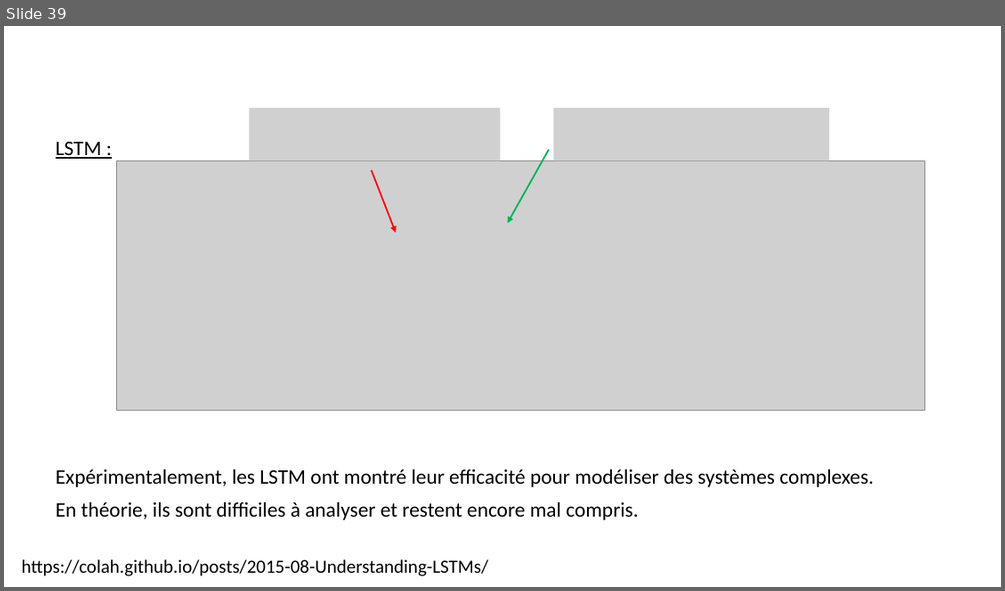
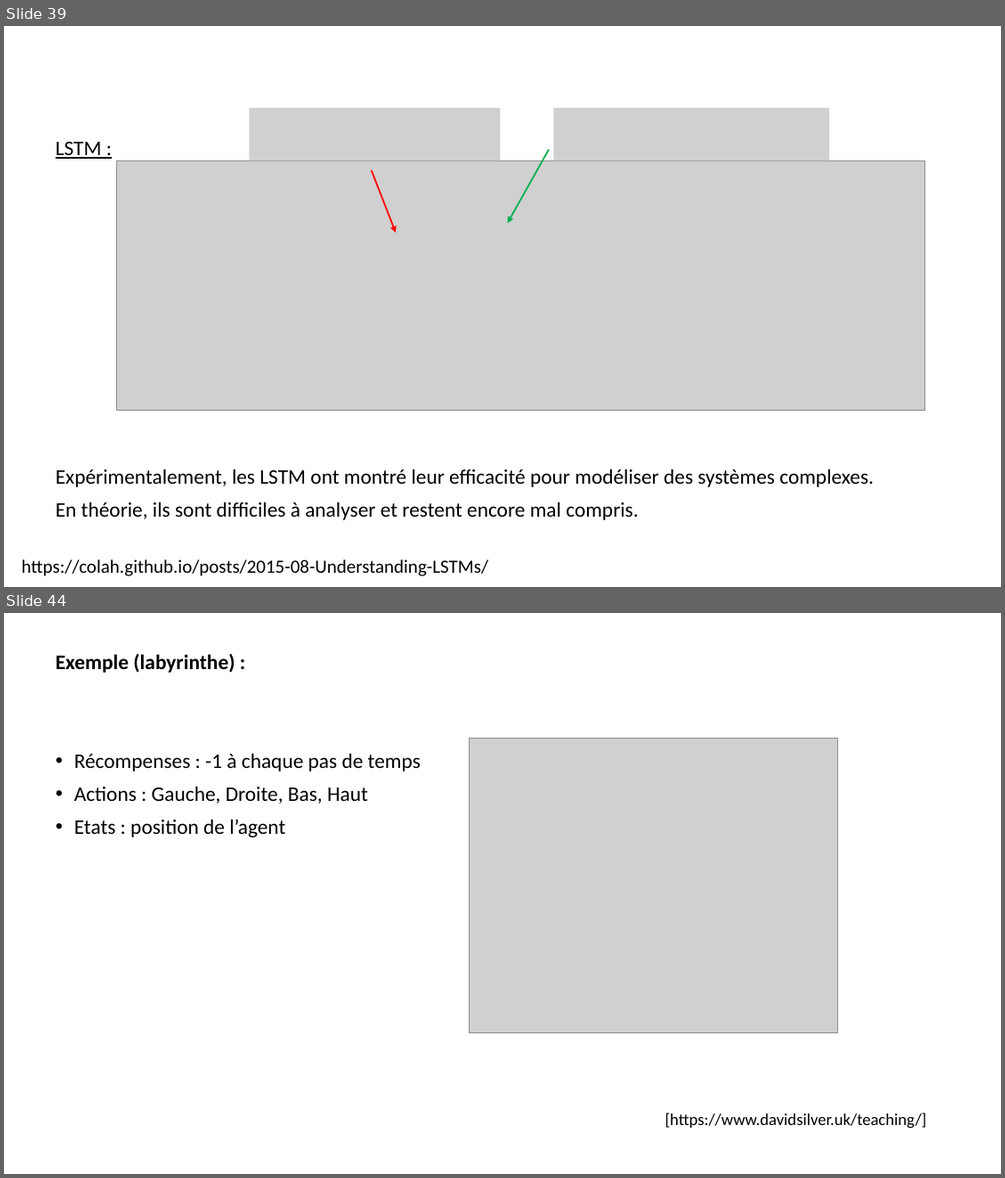
Before and after one commit to jolindien-git/jolindien-git.github.io, a slide deck: Intelligence Artificielle et Analyse de donnees.pptx. Shown one above the other, each under a label of ours: slide 39 before the commit, slides 39 and 44 after it; the slides between them are not shown. The pictures are 1005x591 and 1005x1178 pixels, drawn with LibreOffice and Linux fonts; fonts in the diff are those of the drawing; grey boxes stand for pictures. Boxes give left, top, right and bottom in pixels: in the first picture for what was removed or moved away, otherwise in the second. Text is boxed around its words. In the diff, an @@ line names an element or a change of style, - is before the commit and + after.

```diff
--- a/Intelligence Artificielle et Analyse de donnees.pptx
+++ b/Intelligence Artificielle et Analyse de donnees.pptx
@@ slide 44 added at box(4, 613, 1001, 1174), background #FFFFFF @@
@@ text added at box(56, 654, 927, 1128), 20 pt, text #000000 @@
+Exemple (labyrinthe) :
+• Récompenses : -1 à chaque pas de temps
+• Actions : Gauche, Droite, Bas, Haut
+• Etats : position de l’agent
+[https://www.davidsilver.uk/teaching/]
@@ picture added at box(469, 738, 839, 1033) @@
```
Also in this commit, not shown: 6 other slides added, 1 slide removed, 1 other file.
